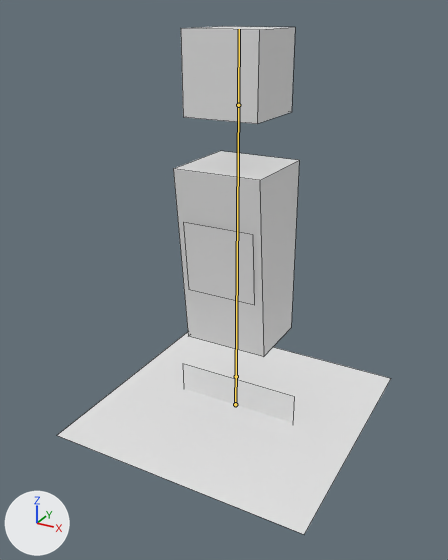
A saved change to the Blender file media/npc/cuboid-man.blend.
Before and after are seen from a 50 mm lens placed at (1.46, -2.81, 2.22), pointed at (-0.04, -0.08, 0.85). Every picture has the same lights, and +X, +Y and +Z are marked at lower left. The bones that bend it are drawn over the model as lines. Mesh edges are drawn as thin lines.

The first picture shows 'cuboid-man-mesh'.
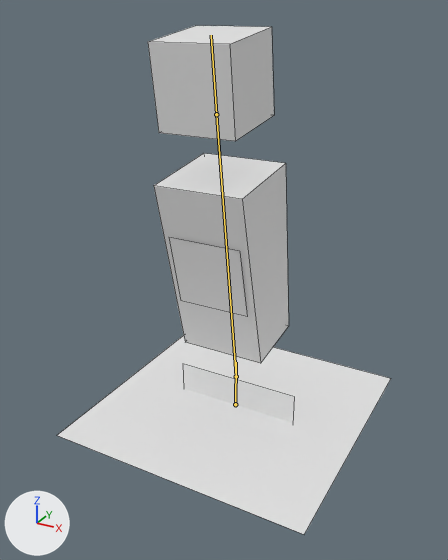
Commit message: feat: blender: put back Walk animation (now has fake user)

The newer file adds an action. The first version stands in its rest pose; the second is drawn at frame 11 of the action 'Walk'.

What changed in the scene script:
```text
Change bone_hips_bone:
    where bone_hips_bone = bpy.data.objects['cuboid-man-armature'].pose.bones['hips_bone']
    bone_hips_bone.rotation_quaternion: (1.0, 0.0, 0.0, 0.0) -> (0.998, 0.07, 0.0, 0.0)  # degrees (0, 0, 0) -> degrees (8, 0, 0)
Change bone_shadow_bone:
    where bone_shadow_bone = bpy.data.objects['cuboid-man-armature'].pose.bones['shadow_bone']
    bone_shadow_bone.scale: (1.0, 1.0, 1.0) -> (1.5, 1.2, 1.5)
```

Where the change shows, as pixel boxes (x1, y1, x2, y2) in the pictures (448 x 560 px):
'cuboid-man-mesh', posed
    both: (57, 26, 391, 534)
bone 'hips_bone', root to tip
    before: (236, 376) to (238, 105)
    after: (236, 376) to (216, 114)
bone 'shadow_bone', root to tip
    before: (235, 404) to (236, 369)
    after: (235, 404) to (236, 362)
